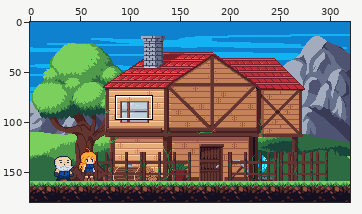
Two versions of one pixel-art file, Sprites/HomeTown-YourHouse.aseprite. The first picture is a wide view before the edit; the outline marks the close-up.
Close-up. Old version:
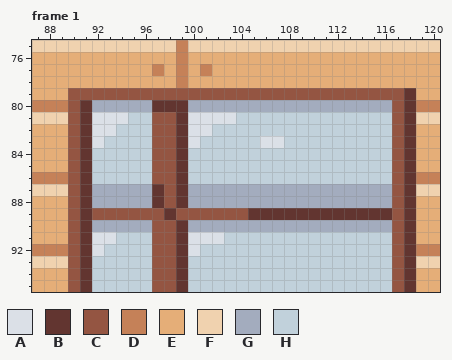
320x180 pixels, 9 frames. Shown: frame 1: x 87..120, y 75..95. The commit also changed other frames or places, which this record leaves out.
Visible layers, top first: "player scale", "fences", "Decor", "vinemushroom", "chimney", "house", "Layer 5".
Palette (. is transparent): A #dbe0e7  B #623530  C #945542  D #c58158  E #e5ae78  F #f0d2af  G #a3acbe  H #c1d1db
Pixels before, frame 1, first column x 87:
75 FFFFFFFFFFFFDFFFFFFFFFFFFFFFFFFFFF
76 EEEEEEEEEEEEDEEEEEEEEEEEEEEEEEEEEE
77 EEEEEEEEEEDEDEDEEEEEEEEEEEEEEEEEEE
78 EEEEEEEEEEEEDEEEEEEEEEEEEEEEEEEEEE
79 EEECCCCCCCCCCCCCCCCCCCCCCCCCCCCBEE
80 DDDCBGGGGGBBBGGGGGGGGGGGGGGGGGCBDD
81 FFFCBAAAHHCCBAAAAHHHHHHHHHHHHHCBFF
82 EEECBAAHHHCCBAAHHHHHHHHHHHHHHHCBEE
83 EEECBAHHHHCCBAHHHHHAAHHHHHHHHHCBEE
84 EEECBHHHHHCCBHHHHHHHHHHHHHHHHHCBEE
85 EEECBHHHHHCCBHHHHHHHHHHHHHHHHHCBEE
86 DDDCBHHHHHCCBHHHHHHHHHHHHHHHHHCBDD
87 FFFCBGGGGGBCBGGGGGGGGGGGGGGGGGCBFF
88 EEECBGGGGGBCBGGGGGGGGGGGGGGGGGCBEE
89 EEECBCCCCCCBCCCCCCBBBBBBBBBBBBCBEE
90 EEECBGGGGGCCBGGGGGGGGGGGGGGGGGCBEE
91 EEECBAAHHHCCBAAAHHHHHHHHHHHHHHCBEE
92 DDDCBAHHHHCCBAHHHHHHHHHHHHHHHHCBDD
93 FFFCBHHHHHCCBHHHHHHHHHHHHHHHHHCBFF
94 EEECBHHHHHCCBHHHHHHHHHHHHHHHHHCBEE
95 EEECBHHHHHCCBHHHHHHHHHHHHHHHHHCBEE
And afterwards:
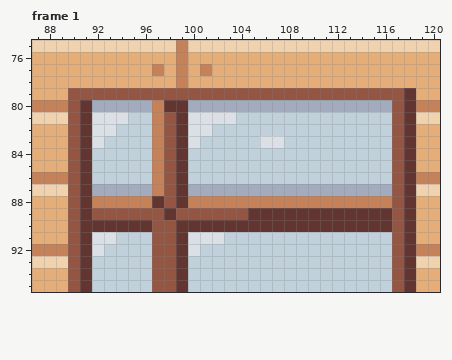
Edits made:
{"where": "frame 1, layer \"house\""}
{"frame":1,"y":80,"x":97,"old":"B","new":"D"}
{"frame":1,"y":81,"x":97,"old":"C","new":"D"}
{"frame":1,"y":82,"x":97,"old":"C","new":"D"}
{"frame":1,"y":83,"x":97,"old":"C","new":"D"}
{"frame":1,"y":84,"x":97,"old":"C","new":"D"}
{"frame":1,"y":85,"x":97,"old":"C","new":"D"}
{"frame":1,"y":86,"x":97,"old":"C","new":"D"}
{"frame":1,"y":87,"x":97,"old":"B","new":"D"}
{"frame":1,"y":88,"x":92,"old":"GGGGG","new":"DDDDD"}
{"frame":1,"y":88,"x":100,"old":"GGGGGGGGGGGGGGGGG","new":"DDDDDDDDDDDDDDDDD"}
{"frame":1,"y":90,"x":92,"old":"GGGGG","new":"BBBBB"}
{"frame":1,"y":90,"x":100,"old":"GGGGGGGGGGGGGGGGG","new":"BBBBBBBBBBBBBBBBB"}
{"label":"changed","picture_box":[92,100,392,232]}
